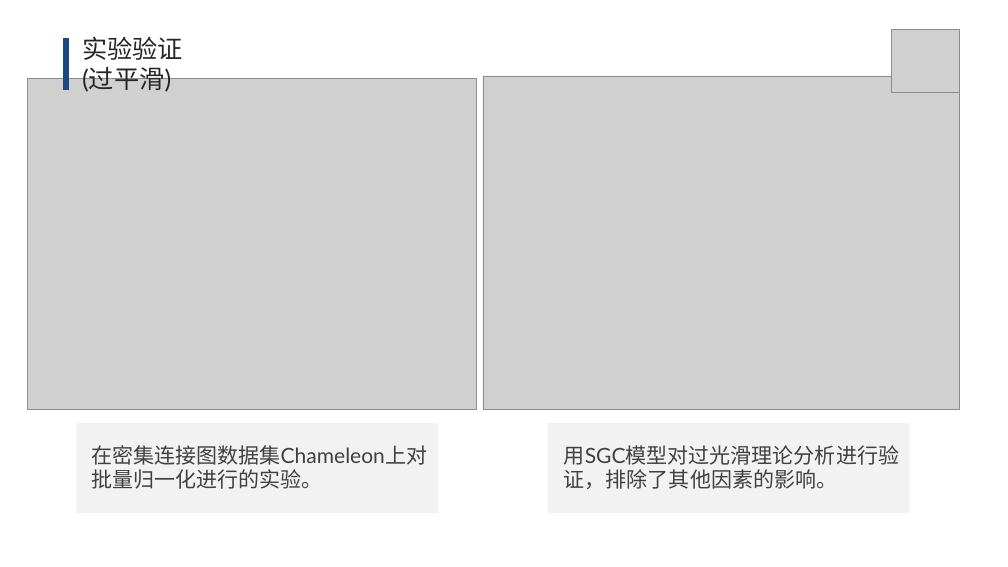
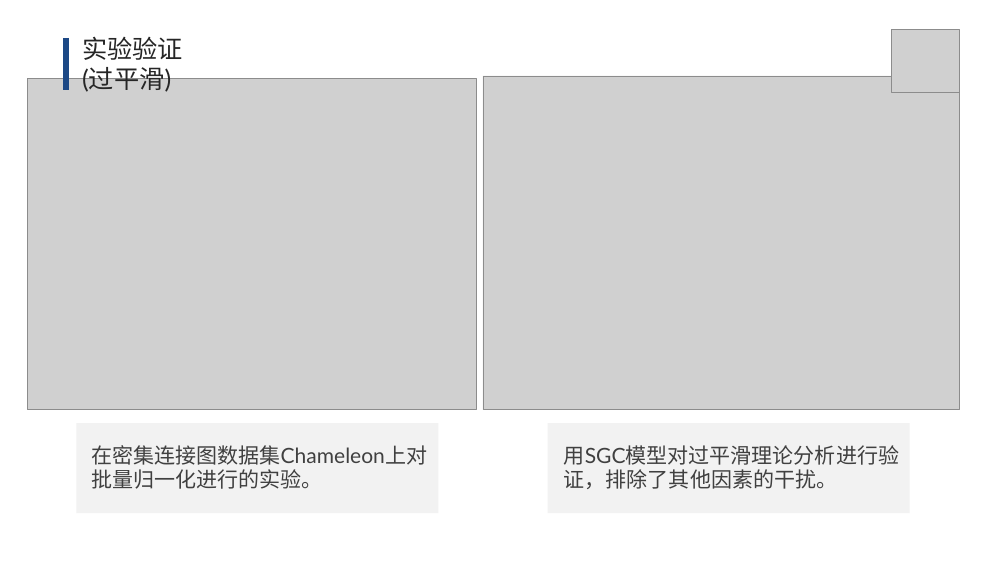
Before and after one commit to lt610/DeepGCN, a slide deck: slide 24 of 毕设提交/ppt/答辩ppt.pptx (slide 23 before the commit). Drawn at 1008x567 pixels with LibreOffice and Linux fonts; fonts in the diff are those of the drawing; grey boxes stand for pictures. Boxes give left, top, right and bottom in pixels: in the first picture for what was removed or moved away, otherwise in the second. Text is boxed around its words. In the diff, an @@ line names an element or a change of style, - is before the commit and + after.

```diff
--- a/毕设提交/ppt/答辩ppt.pptx
+++ b/毕设提交/ppt/答辩ppt.pptx
@@ text at [564,445,899,489]: text changed @@
-用SGC模型对过光滑理论分析进行验证，排除了其他因素的影响。
+用SGC模型对过平滑理论分析进行验证，排除了其他因素的干扰。
```
Also in this commit, not shown: 7 other slides changed, 1 slide added, 13 slides removed.
